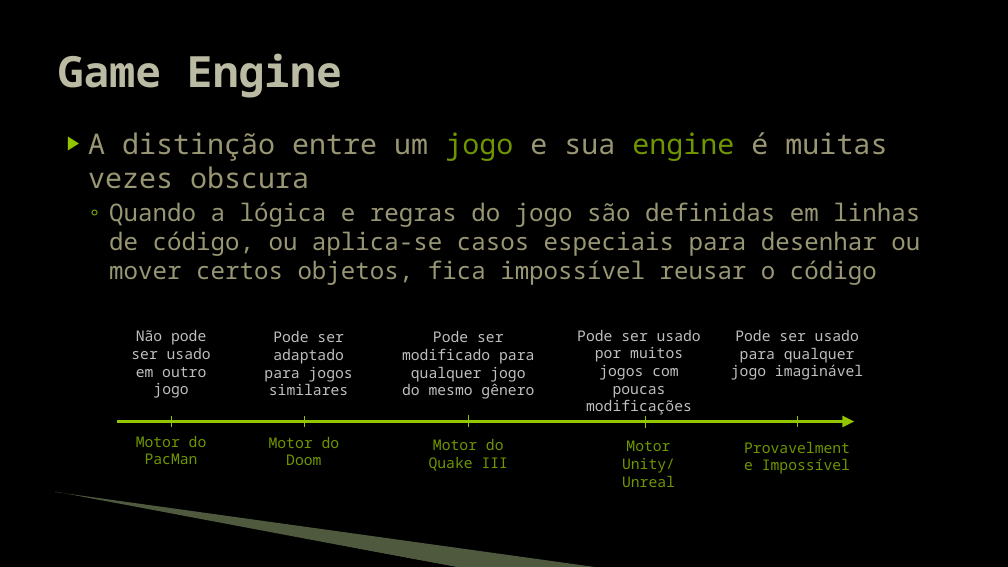
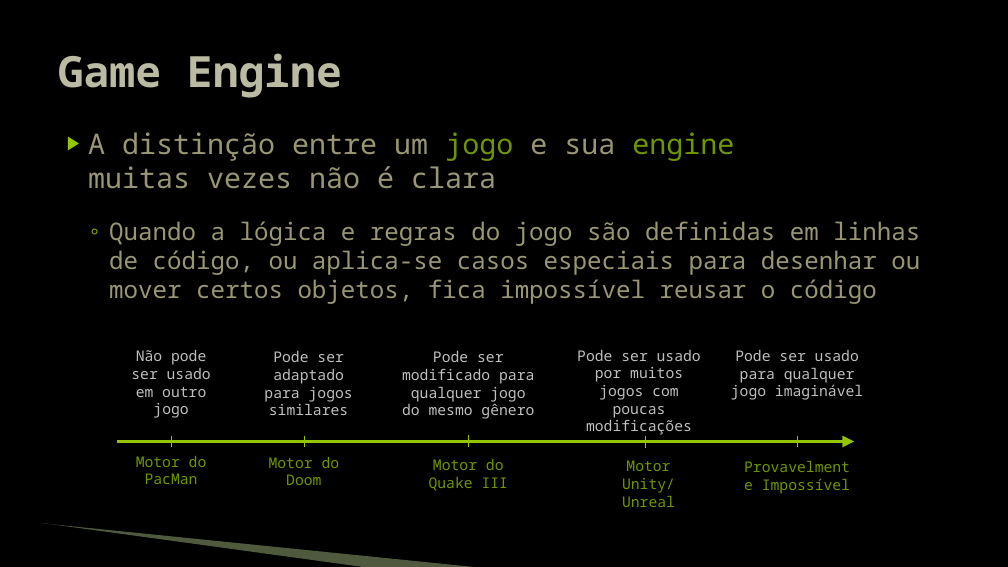
Before and after one commit to JudsonSS/Jogos, a slide deck: slide 31 of Slides/00. Introdução.pptx. Drawn at 1008x567 pixels with LibreOffice and Linux fonts; fonts in the diff are those of the drawing; background and template pictures are left out. Boxes give left, top, right and bottom in pixels: in the first picture for what was removed or moved away, otherwise in the second. Text is boxed around its words. In the diff, an @@ line names an element or a change of style, - is before the commit and + after.

```diff
--- a/Slides/00. Introdução.pptx
+++ b/Slides/00. Introdução.pptx
@@ text at [88,132,734,188]: text changed @@
-▶ A distinção entre um jogo e sua engine é muitas vezes obscura
+▶ A distinção entre um jogo e sua engine
+  muitas vezes não é clara
@@ 10 texts, 5 lines, 1 arrow: place and size @@
-10 texts, 5 lines, 1 arrow at [117,330,863,487]
+10 texts, 5 lines, 1 arrow at [117,350,863,507]
@@ freeform shape removed at [54,494,461,567] @@
@@ freeform shape: place and size @@
-freeform shape at [55,492,600,567]
+freeform shape at [43,523,474,567]
```
Also in this commit, not shown: 32 other slides changed, 1 other file.
